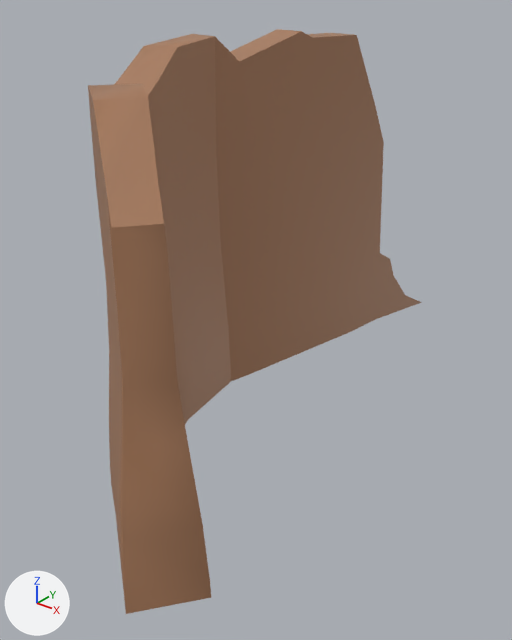
Before and after pictures for a commit that changed the FBX model Assets/Hugo.B/Props/Mur/Mur2/Mur2.fbx.
Both versions are drawn from a 50 mm camera at (-3.57, -12.82, 4.75) aimed at (-8.93, -6.12, 0.59). Lighting does not change. The marker at lower left points along +X, +Y and +Z. Where no turn or scale is listed for an object, it has been applied to the vertices.

The older version as bpy lines, for what is in view:
```python
me_cube_144 = bpy.data.meshes.new('Cube.144')
me_cube_144.from_pydata(...)  # 190 vertices, 188 faces; spans x -2.66..0.7, y 0.54..8.95, z -2.18..2.69
me_cube_144.materials.append(mat_material_003)  # brown #a87a5b
ob_cube_097 = bpy.data.objects.new('Cube.097', me_cube_144)
ob_cube_097.location = (-7.82, -10.3, 1.39)
```
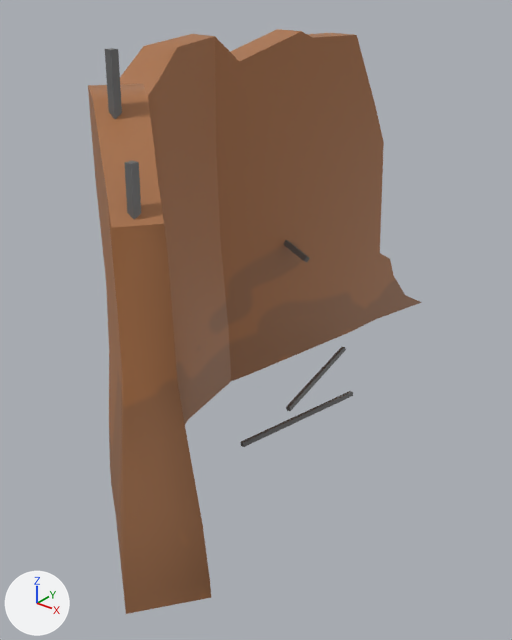
The newer file is also turned or shifted as a whole; pictures and numbers use the older file's frame.

The change, as a diff of the scene's bpy script:
```diff
--- a/Assets/Hugo.B/Props/Mur/Mur2/Mur2.fbx.py
+++ b/Assets/Hugo.B/Props/Mur/Mur2/Mur2.fbx.py
@@ mat_material_002 @@
+mat_material_002 = principled_material('Material.002')
+mat_material_002.base_color = (0.141, 0.141, 0.141)  # dark grey #696969
@@ me_cube_027 @@
+me_cube_027.from_pydata([(-7.65, -9.09, 4.25), (-7.65, -9.17, 4.25), (-7.73, -9.09, 4.26), (-7.73, -9.17, 4.26), (-7.78, -9.09, 0.47), (-7.78, -9.17, 0.47), (-7.86, -9.17, 0.48), (-7.86, -9.09, 0.48)], [], [(4, 0, 1, 5), (5, 1, 3, 6), (6, 3, 2, 7), (7, 2, 0, 4), (3, 1, 0, 2), (7, 4, 5, 6)])
+me_cube_027.materials.append(mat_material_002)  # dark grey #696969
@@ me_cube_105 @@
+me_cube_105.from_pydata([(-8.05, -4.93, 0.0), (-7.99, -4.95, 0.02), (-8.07, -4.93, 0.06), (-8.01, -4.94, 0.07), (-8.5, -6.91, 0.0), (-8.44, -6.92, 0.01), (-8.46, -6.92, 0.07), (-8.52, -6.9, 0.06)], [], [(4, 0, 1, 5), (5, 1, 3, 6), (6, 3, 2, 7), (7, 2, 0, 4), (3, 1, 0, 2), (7, 4, 5, 6)])
+me_cube_105.materials.append(mat_material_002)  # dark grey #696969
@@ me_cube_029 @@
+me_cube_029.from_pydata([(-8.87, -3.87, 0.02), (-8.81, -3.86, 0.04), (-8.89, -3.88, 0.08), (-8.83, -3.87, 0.1), (-8.52, -5.87, 0.01), (-8.46, -5.86, 0.02), (-8.48, -5.86, 0.08), (-8.54, -5.87, 0.06)], [], [(4, 0, 1, 5), (5, 1, 3, 6), (6, 3, 2, 7), (7, 2, 0, 4), (3, 1, 0, 2), (7, 4, 5, 6)])
+me_cube_029.materials.append(mat_material_002)  # dark grey #696969
@@ me_cube_026 @@
+me_cube_026.from_pydata([(-8.25, -8.68, 5.01), (-8.25, -8.76, 5.01), (-8.33, -8.68, 5.01), (-8.33, -8.76, 5.01), (-8.38, -8.68, 1.23), (-8.38, -8.76, 1.23), (-8.46, -8.76, 1.23), (-8.46, -8.68, 1.23)], [], [(4, 0, 1, 5), (5, 1, 3, 6), (6, 3, 2, 7), (7, 2, 0, 4), (3, 1, 0, 2), (7, 4, 5, 6)])
+me_cube_026.materials.append(mat_material_002)  # dark grey #696969
@@ me_cube_028 @@
+me_cube_028.from_pydata([(-11.04, -4.13, 2.22), (-11.02, -4.09, 2.29), (-11.05, -4.2, 2.26), (-11.03, -4.16, 2.33), (-9.04, -4.73, 1.78), (-9.01, -4.7, 1.84), (-9.02, -4.76, 1.88), (-9.05, -4.8, 1.82)], [], [(4, 0, 1, 5), (5, 1, 3, 6), (6, 3, 2, 7), (7, 2, 0, 4), (7, 4, 5, 6), (3, 1, 0, 2)])
+me_cube_028.materials.append(mat_material_002)  # dark grey #696969
@@ ob_cube_099 @@
+ob_cube_099 = bpy.data.objects.new('Cube.099', me_cube_027)
+ob_cube_099.location = (-0.01, -0.06, -0.79)
@@ ob_cube_105 @@
+ob_cube_105 = bpy.data.objects.new('Cube.105', me_cube_105)
+ob_cube_105.location = (-0.01, -0.06, -0.79)
@@ ob_cube_101 @@
+ob_cube_101 = bpy.data.objects.new('Cube.101', me_cube_029)
+ob_cube_101.location = (-0.01, -0.06, -0.79)
@@ ob_cube_098 @@
+ob_cube_098 = bpy.data.objects.new('Cube.098', me_cube_026)
+ob_cube_098.location = (-0.01, -0.06, -0.79)
@@ ob_cube_100 @@
+ob_cube_100 = bpy.data.objects.new('Cube.100', me_cube_028)
+ob_cube_100.location = (-0.01, -0.06, -0.79)
```

What differs and where, as boxes [x1, y1, x2, y2] in the pictures (512 x 640 px):
'Cube.098', added
    after: [105, 48, 122, 119]
'Cube.099', added
    after: [124, 161, 141, 219]
'Cube.105', added
    after: [240, 391, 353, 447]
'Cube.101', added
    after: [286, 347, 346, 411]
'Cube.100', added
    after: [284, 240, 310, 262]
